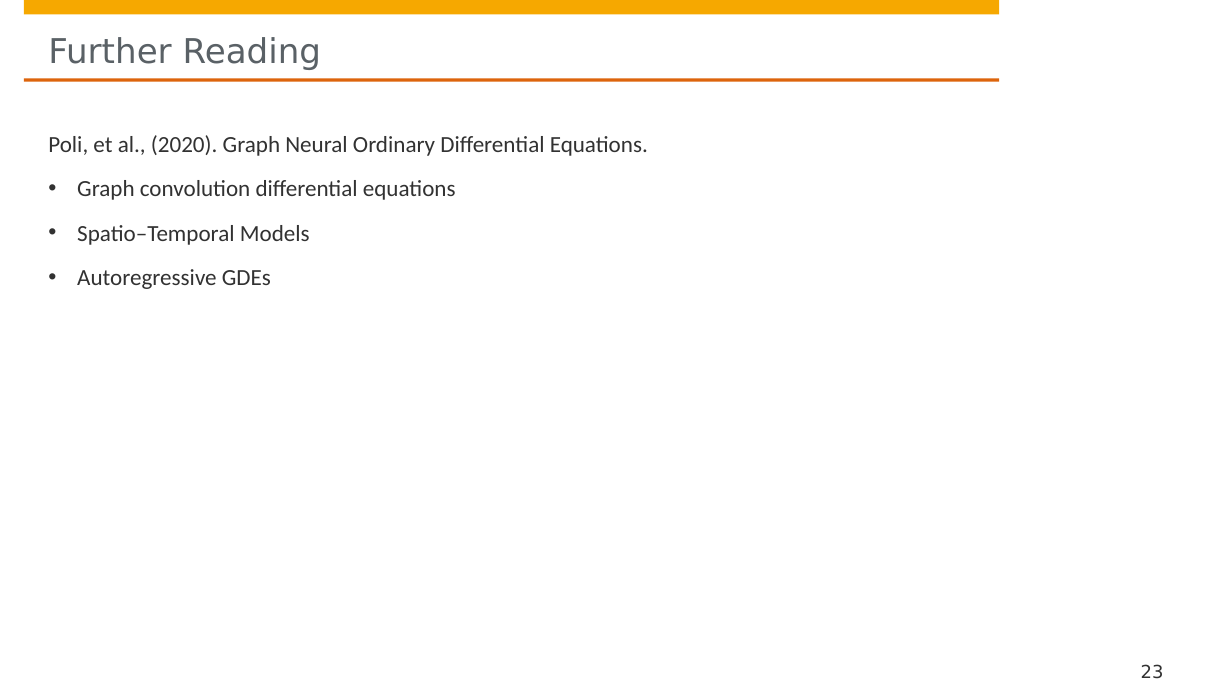
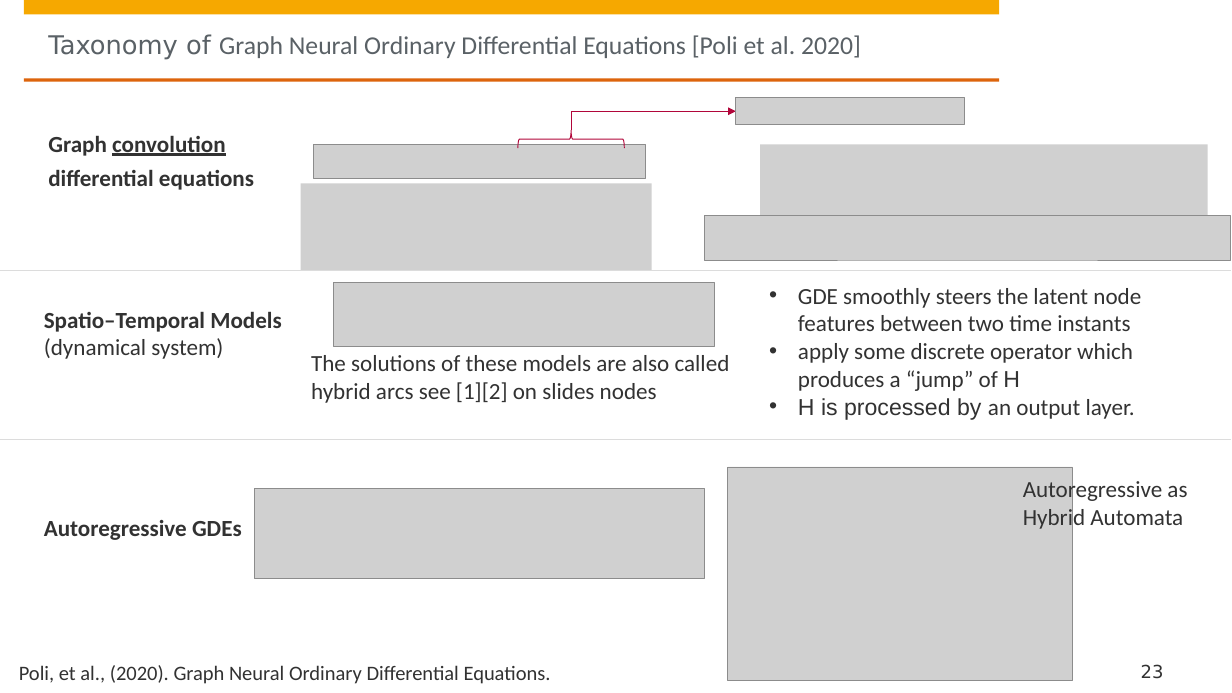
Before and after one commit to hpi-sam/GNN-Course-2020, a slide deck: slide 23 of 11. Graph Neural Differential Equations.pptx. Drawn at 1232x693 pixels with LibreOffice and Linux fonts; fonts in the diff are those of the drawing; grey boxes stand for pictures; background and template pictures are left out. Boxes give left, top, right and bottom in pixels: in the first picture for what was removed or moved away, otherwise in the second. Text is boxed around its words. In the diff, an @@ line names an element or a change of style, - is before the commit and + after.

Commit message:
Update 11. Graph Neural Differential Equations.pptx
Added a slide on Taxonomy of Graph Neural Differential Equations

```diff
--- a/11. Graph Neural Differential Equations.pptx
+++ b/11. Graph Neural Differential Equations.pptx
@@ title at (48, 34, 861, 60): text changed; size 26.7 to 20 pt; font DejaVu Sans to Calibri @@
-Further Reading
+Taxonomy of Graph Neural Ordinary Differential Equations [Poli et al. 2020]
@@ elbow arrow added from (571, 130) to (736, 111), #B1063A 0.75 pt @@
@@ picture added at (736, 98, 964, 126) @@
@@ text at (48, 135, 648, 156): paragraph removed @@
-Poli, et al., (2020). Graph Neural Ordinary Differential Equations.
@@ text "Graph convolution differential equations" at (48, 135, 254, 190): bold on; underline on in "convolution"; bullet • to none @@
@@ picture added at (313, 144, 645, 178) @@
@@ left brace added at (518, 130, 624, 148), outline #B1063A 0.75 pt @@
@@ picture added at (761, 144, 1209, 237) @@
@@ picture added at (300, 184, 652, 271) @@
@@ text at (77, 225, 310, 289): paragraphs removed @@
-• Spatio–Temporal Models
-• Autoregressive GDEs
@@ picture added at (704, 215, 1231, 260) @@
@@ line added from (0, 271) to (1231, 271), #DCDCDC 0.75 pt @@
@@ picture added at (334, 283, 714, 347) @@
@@ text added at (798, 288, 1141, 420), 18 pt, text #323232 @@
+• GDE smoothly steers the latent node features between two time instants
+• apply some discrete operator which produces a “jump” of H
+• H is processed by an output layer.
@@ text added at (44, 311, 281, 359), 18 pt, text #323232, bold @@
+Spatio–Temporal Models
+(dynamical system)
@@ text added at (311, 355, 730, 403), 18 pt, text #323232 @@
+The solutions of these models are also called hybrid arcs see [1][2] on slides nodes
@@ line added from (0, 440) to (1231, 440), #DCDCDC 0.75 pt @@
@@ picture added at (728, 467, 1073, 680) @@
@@ text added at (1023, 477, 1187, 531), 18 pt, text #323232 @@
+Autoregressive as Hybrid Automata
@@ picture added at (255, 489, 704, 579) @@
@@ text added at (44, 520, 242, 540), 18 pt, text #323232, bold @@
+Autoregressive GDEs
@@ text added at (19, 665, 551, 684), 16 pt, text #323232 @@
+Poli, et al., (2020). Graph Neural Ordinary Differential Equations.
```
Also in this commit, not shown: 1 other slide changed.
